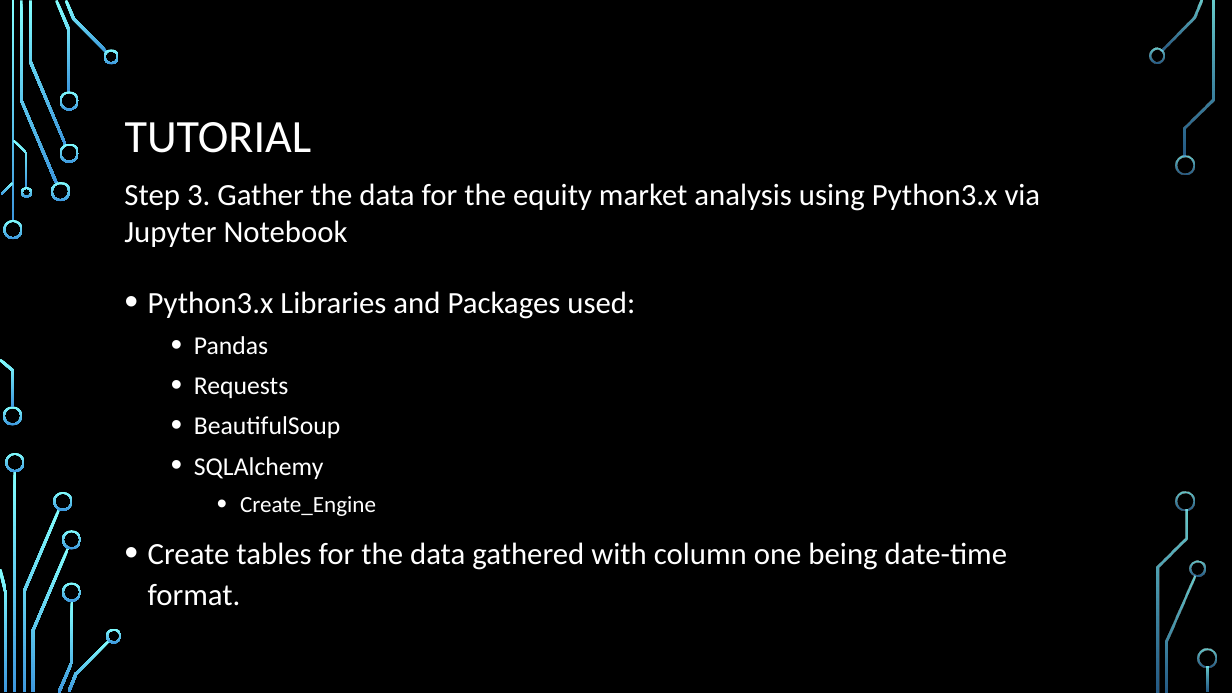
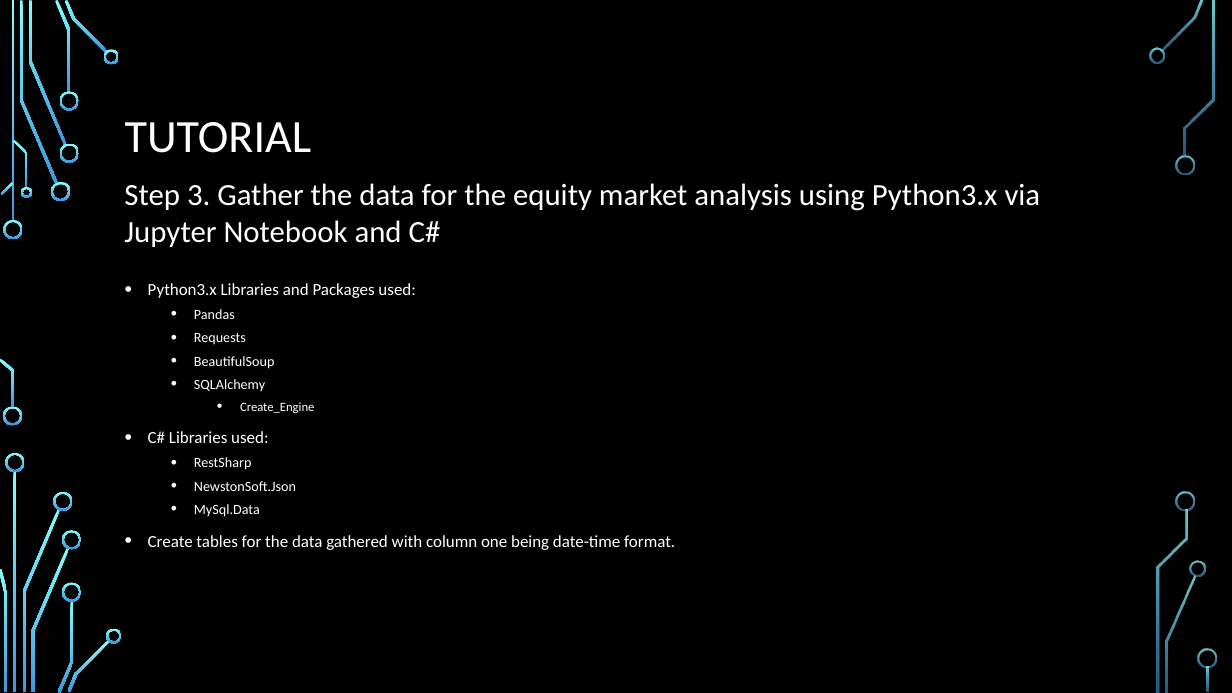
Before and after one commit to djserna/7330-Group-Project, a slide deck: slide 6 of Presentation/MSDS_7330_Group_Project_Presentation.pptx. Drawn at 1232x693 pixels with LibreOffice and Linux fonts; fonts in the diff are those of the drawing; background and template pictures are left out. Boxes give left, top, right and bottom in pixels: in the first picture for what was removed or moved away, otherwise in the second. Text is boxed around its words. In the diff, an @@ line names an element or a change of style, - is before the commit and + after.

Commit message:
Updated powerpoint presentation.

```diff
--- a/Presentation/MSDS_7330_Group_Project_Presentation.pptx
+++ b/Presentation/MSDS_7330_Group_Project_Presentation.pptx
@@ text at (x1=124, y1=183, x2=1041, y2=247): text changed @@
-Step 3. Gather the data for the equity market analysis using Python3.x via Jupyter Notebook
+Step 3. Gather the data for the equity market analysis using Python3.x via Jupyter Notebook and C#
@@ text at (x1=148, y1=283, x2=675, y2=550): size 24 to 13.2 pt in "Python3.x Libraries and Packages used:", "Create tables for the data gathered with ..."; size 20 to 11 pt in "Pandas", "Requests", "BeautifulSoup", "SQLAlchemy"; size 18 to 9.9 pt in "Create_Engine"; line spacing 1.1 to 1 @@
@@ text at (x1=148, y1=431, x2=296, y2=517): paragraphs added @@
+• C# Libraries used:
+  • RestSharp
+  • NewstonSoft.Json
+  • MySql.Data
```
Also in this commit, not shown: 5 other slides changed, 1 slide added.
